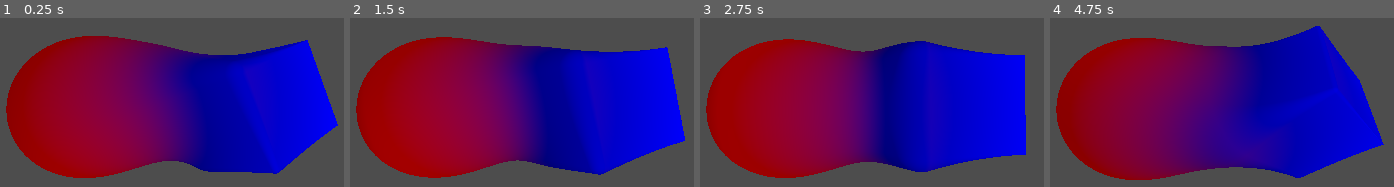
Above: before the commit, frames 1-4 (left to right).
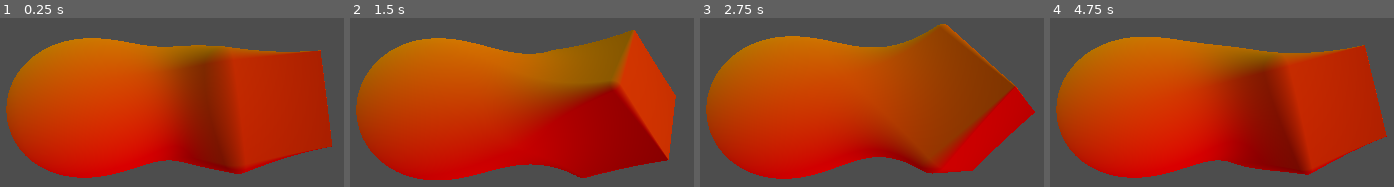
Above: after the commit, the same moments.

Repository: K2mies/Metaball-Raymarching
Game: Godot game, scene res://Scenes/raymarching00.tscn
The game is run twice, just before and just after one commit, with the same random seed, the same clock (stepped at 60 frames per second) and the same inputs. The project has no main scene, so this scene is started directly.
Inputs:
- Up to frame 1 (0.25 s): no input
- Up to frame 2 (1.5 s): no input
- Up to frame 3 (2.75 s): no input
- Up to frame 4 (4.75 s): no input

The runs differ from the first frame. In frame 1, 66% of the frame differs, in the area x 1-99%, y 10-95%; in frame 2, 68%; in frame 3, 67%; in frame 4, 68%, in the area x 1-98%, y 4-96%.

Commit message:
some cosmetic changes

Diff:
--- a/meta-balls-and-raymarching/Scenes/raymarching00.tscn
+++ b/meta-balls-and-raymarching/Scenes/raymarching00.tscn
@@ -6,9 +6,9 @@
 render_priority = 0
 shader = ExtResource("1_oq3si")
 shader_parameter/translate = PackedVector3Array(-0.74, -0.14, -0.24, 0.89, -0.09, 0)
-shader_parameter/colors = PackedVector3Array(-1, -1, 1, 1, -1, -1)
+shader_parameter/colors = PackedVector3Array(0.74, -0.25, -1.15, 1.17, 0.01, -2.08)
 shader_parameter/cube_rotation_axis = Vector3(0, 1, 1)
-shader_parameter/cube_rotation_amount = 2.29
+shader_parameter/cube_rotation_amount = 0.74
 shader_parameter/cube_size = 0.37
 shader_parameter/sphere_size = 0.62
 shader_parameter/weight = 1.6099999999999999
